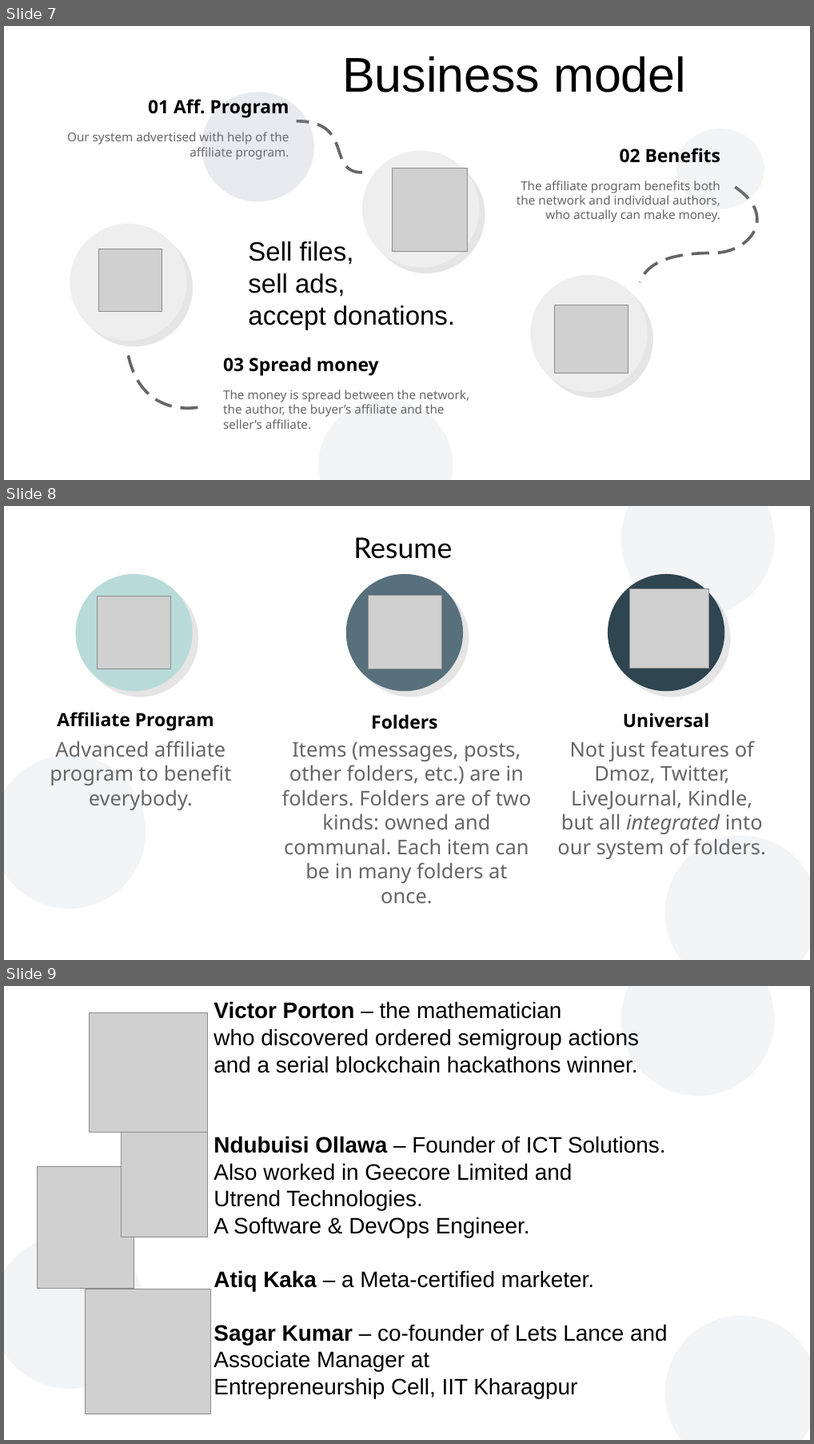
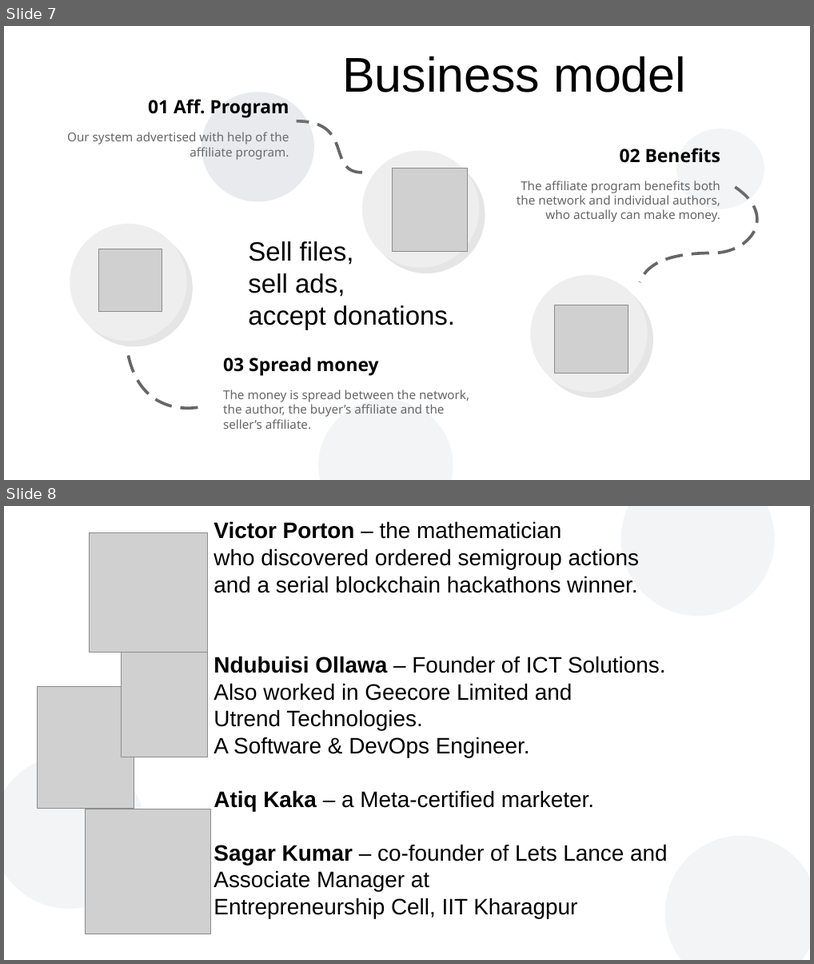
Before and after one commit to vporton/zondirectory2, a slide deck: docs/presentation.odp. Shown one above the other, each under a label of ours: slides 7, 8 and 9 before the commit, slides 7 and 8 after it. The pictures are 814x1444 and 814x964 pixels, drawn with LibreOffice and Linux fonts; fonts in the diff are those of the drawing; grey boxes stand for pictures; background and template pictures are left out. Boxes give left, top, right and bottom in pixels: in the first picture for what was removed or moved away, otherwise in the second. Text is boxed around its words. In the diff, an @@ line names an element or a change of style, - is before the commit and + after.

```diff
--- a/docs/presentation.odp
+++ b/docs/presentation.odp
@@ slide 8 removed at (x1=4, y1=506, x2=810, y2=960), background #FFFFFF; not listed: 3 template elements that a slide beside it also shows @@
@@ text removed at (x1=354, y1=537, x2=452, y2=559) @@
-Resume
@@ ellipse removed at (x1=76, y1=574, x2=193, y2=691) @@
@@ ellipse removed at (x1=346, y1=574, x2=463, y2=691) @@
@@ ellipse removed at (x1=608, y1=574, x2=725, y2=691) @@
@@ picture removed at (x1=98, y1=596, x2=171, y2=669) @@
@@ picture removed at (x1=369, y1=596, x2=442, y2=669) @@
@@ picture removed at (x1=630, y1=588, x2=710, y2=668) @@
@@ text removed at (x1=57, y1=712, x2=214, y2=731) @@
-Affiliate Program
@@ text removed at (x1=371, y1=714, x2=438, y2=729) @@
-Folders
@@ text removed at (x1=623, y1=712, x2=710, y2=728) @@
-Universal
@@ text removed at (x1=50, y1=740, x2=232, y2=810) @@
-Advanced affiliate program to benefit everybody.
@@ text removed at (x1=282, y1=742, x2=532, y2=904) @@
-Items (messages, posts, other folders, etc.) are in folders. Folders are of two kinds: owned and communal. Each item can be in many folders at once.
@@ text removed at (x1=558, y1=740, x2=766, y2=859) @@
-Not just features of Dmoz, Twitter, LiveJournal, Kindle, but all integrated into our system of folders.
@@ what was slide 9 is now slide 8 @@
```
Also in this commit, not shown: 1 slide changed.
